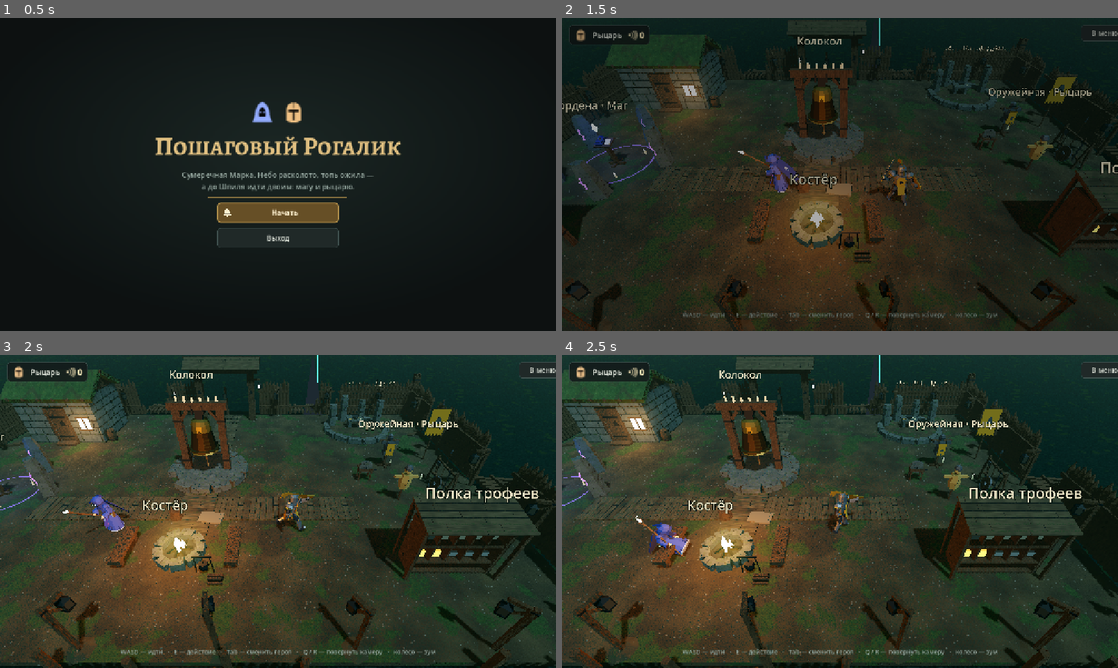
Above: before the commit, frames 1-4 (two rows, left to right).
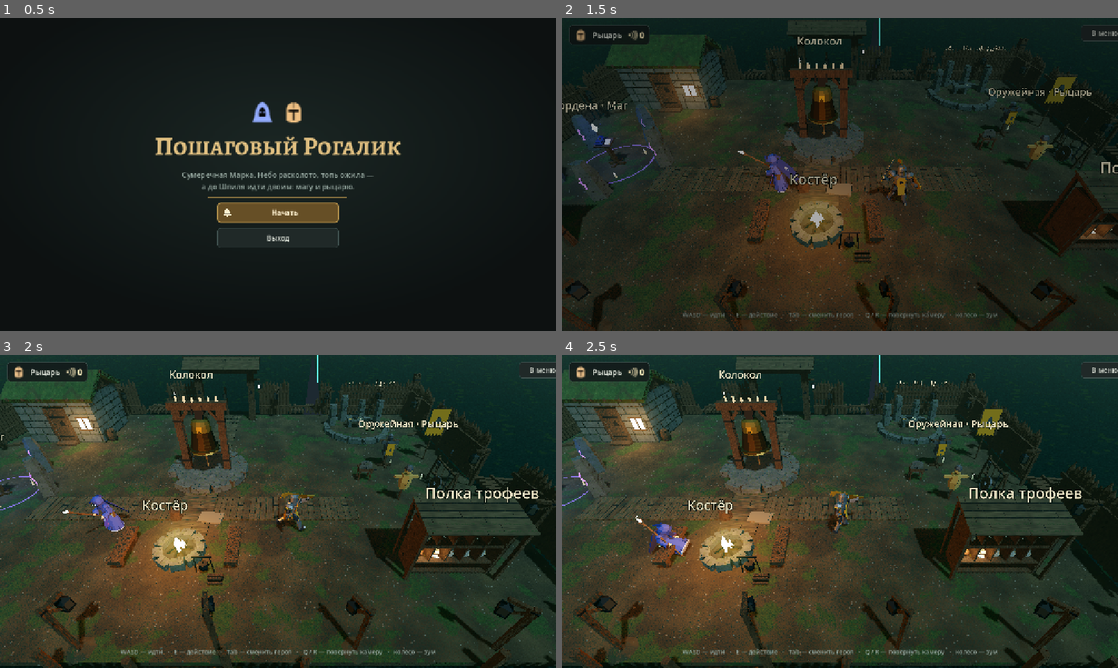
Above: after the commit, the same moments.

Repository: Devourer77/RogalicGame
Game: Godot game, scene res://ui/main_menu.tscn
Two runs of this game, one before a commit and one after it. Both use one fixed random seed, a clock stepped at 60 frames per second and the inputs below.
Inputs (mouse positions are in pixels of both pictures, inside the frame that each line leads up to):
- Up to frame 1 (0.5 s): no input
- Up to frame 2 (1.5 s): click "Начать" at 0.5 s; tap Enter at 1.25 s; move the mouse to (962, 158) at 1.27 s; hold D (hub_right) from 1.28 s (still down); hold Tab (hub_switch) from 1.28 s (still down); click (962, 158) at 1.42 s
- Up to frame 3 (2 s): keep holding D (hub_right); keep holding Tab (hub_switch)
- Up to frame 4 (2.5 s): release D (hub_right) at 2 s; release Tab (hub_switch) at 2 s; drag from (728, 527) to (812, 574) at 2.02 s

Frame 1 is identical in both runs. In frame 2, 0.2% of the frame differs, in the area x 93-100%, y 62-71%; in frame 3, 0.3%; in frame 4, 0.4%, in the area x 71-87%, y 57-67%.

Commit message:
Полка трофеев: модели оберегов, ткань и меловой контур
- build_hub.py: build_charms() — 10 оберегов по референсам Gemini (кошель, бинт,
  бубенец, осколок, точильный камень, свеча, ладанка, рог, огниво, указ), ткань с
  биркой (Cloth) и меловой контур (Chalk) в одном charms.glb; объекты названы id оберегов.
- hub.gd: в каждом месте полки — свой оберег, ткань и контур; refresh_world показывает
  открытый оберег с тёплым отсветом, ткань у покупаемого, контур у «только из пути».

Co-Authored-By: Claude Opus 5.5 <noreply@anthropic.com>
Claude-Session: https://claude.ai/code/session_01JjJybAHsWNC5UsBPkXSDy3

Diff:
--- a/scripts/hub/hub.gd
+++ b/scripts/hub/hub.gd
@@ -54,6 +54,7 @@
 const PALISADE_DAMAGED_MODEL: PackedScene = preload("res://assets/models/hub/palisade_damaged.glb")
 const PALISADE_FALLEN_MODEL: PackedScene = preload("res://assets/models/hub/palisade_fallen.glb")
 const PALISADE_CORNER_MODEL: PackedScene = preload("res://assets/models/hub/palisade_corner.glb")
+const CHARMS_MODEL: PackedScene = preload("res://assets/models/hub/charms.glb")
 
 # Точки взаимодействия. pos — центр зоны на земле, radius — размер зоны (у больших построек больше
 # 1,8 м: герой не может встать вплотную), look — куда смотрит камера, hero_only — кто может открыть.
@@ -99,8 +100,8 @@
 var _card_stacks: Array[Node3D] = []           # стопки карт на столе Караульни: мало / средне / много
 var _lantern_mats: Array[StandardMaterial3D] = []
 var _banner: Node3D
-var _shelf_items: Array[MeshInstance3D] = []
-var _shelf_mats: Array[StandardMaterial3D] = []
+var _shelf_slots: Array[Node3D] = []        # места на полке: в каждом оберег, ткань и меловой контур
+var _shelf_lights: Array[OmniLight3D] = []  # тёплый отсвет открытого оберега
 var _shrine_orbs: Array[MeshInstance3D] = []          # шар на каждом камне Святилища (по Run.ALL_SPIRIT_IDS)
 var _shrine_mats: Array[StandardMaterial3D] = []
 var _shrine_light: OmniLight3D
@@ -413,26 +414,18 @@
 	if _banner != null:
 		_banner.visible = Meta.first_boss_killed
 
-	# Полка трофеев: открытый светится, покупаемый под тканью, «только из пути» — меловой контур
-	for i in _shelf_items.size():
-		if i >= Meta.CHARMS.size():
-			break
+	# Полка трофеев: открытый оберег стоит и светится, покупаемый — под тканью с биркой,
+	# «только из пути» — меловой контур на доске
+	for i in _shelf_slots.size():
+		var slot: Node3D = _shelf_slots[i]
 		var c: RelicData = Meta.CHARMS[i]
-		var sm: StandardMaterial3D = _shelf_mats[i]
-		var item: MeshInstance3D = _shelf_items[i]
-		sm.emission_enabled = false
-		if Meta.is_charm_open(c.id):
-			item.scale = Vector3.ONE
-			sm.albedo_color = COL_BRASS.lightened(0.2)
-			sm.emission_enabled = true
-			sm.emission = COL_WARM
-			sm.emission_energy_multiplier = 1.2
-		elif c.buyable:
-			item.scale = Vector3(1.3, 0.5, 1.0)   # ткань
-			sm.albedo_color = Color(0.4, 0.42, 0.42)
-		else:
-			item.scale = Vector3(1.0, 1.0, 0.2)   # меловой контур
-			sm.albedo_color = Color(0.75, 0.75, 0.7, 0.9)
+		var open: bool = Meta.is_charm_open(c.id)
+		var charm: Node3D = slot.get_node_or_null(NodePath(c.id)) as Node3D
+		if charm != null:
+			charm.visible = open
+		(slot.get_node("Cloth") as Node3D).visible = not open and c.buyable
+		(slot.get_node("Chalk") as Node3D).visible = not open and not c.buyable
+		_shelf_lights[i].visible = open
 
 	# Святилище: шар покорённого духа светится его цветом, встреченного — тускло, неизвестного нет
 	var any_tamed: bool = false
@@ -766,19 +759,32 @@
 	_add_label("Доска дозора", c + Vector3(0.0, 2.8, 0.0))
 
 
-# Полка трофеев (обереги) — юго-восток. Десять мест в два яруса; обереги, ткань и меловые
-# контуры пока заглушки (их вид меняет refresh_world).
+# Полка трофеев (обереги) — юго-восток. Десять мест в два яруса по порядку Meta.CHARMS.
+# В каждом месте — копия charms.glb, где оставлены только свой оберег (узел с его id), ткань (Cloth)
+# и меловой контур (Chalk); какой из них виден, решает refresh_world.
 func _build_trophy_shelf() -> void:
 	var c: Vector3 = Vector3(8.5, 0.0, 5.0)
 	_place_model(TROPHY_SHELF_MODEL, "TrophyShelf", c)
 	_add_collider("TrophyShelfCol", c, Vector3(2.5, 1.8, 0.85))
-	for i in SHELF_SLOTS:
+	for i in mini(SHELF_SLOTS, Meta.CHARMS.size()):
 		var col: int = i % 5
 		var tier: int = i / 5
-		var pos: Vector3 = c + Vector3(-0.95 + 0.475 * float(col), 0.55 + 0.7 * float(tier), 0.15)
-		var item: StaticBody3D = _add_block("ShelfItem%d" % i, pos, Vector3(0.24, 0.24, 0.1), COL_BRASS, 0.0, false)
-		_shelf_items.append(item.get_child(0) as MeshInstance3D)
-		_shelf_mats.append((item.get_child(0) as MeshInstance3D).material_override as StandardMaterial3D)
+		# Полы ярусов в модели полки — на 0,53 и 1,23 м; оберег стоит ближе к краю полки
+		var pos: Vector3 = c + Vector3(-0.95 + 0.475 * float(col), 0.53 + 0.7 * float(tier), 0.05)
+		var slot: Node3D = _place_model(CHARMS_MODEL, "ShelfSlot%d" % i, pos)
+		var keep: Array[String] = [Meta.CHARMS[i].id, "Cloth", "Chalk"]
+		for child in slot.get_children():
+			if not keep.has(String(child.name)):
+				child.queue_free()
+		_shelf_slots.append(slot)
+		var glow := OmniLight3D.new()
+		glow.name = "ShelfGlow%d" % i
+		glow.light_color = Color(1.0, 0.8, 0.55)
+		glow.light_energy = 0.5
+		glow.omni_range = 0.7
+		glow.position = pos + Vector3(0.0, 0.25, 0.15)
+		add_child(glow)
+		_shelf_lights.append(glow)
 	_add_label("Полка трофеев", c + Vector3(0.0, 2.8, 0.0))
 
 
Binary file added: assets/models/hub/charms.glb
Not shown, added: assets/models/src/hub_charms.blend
